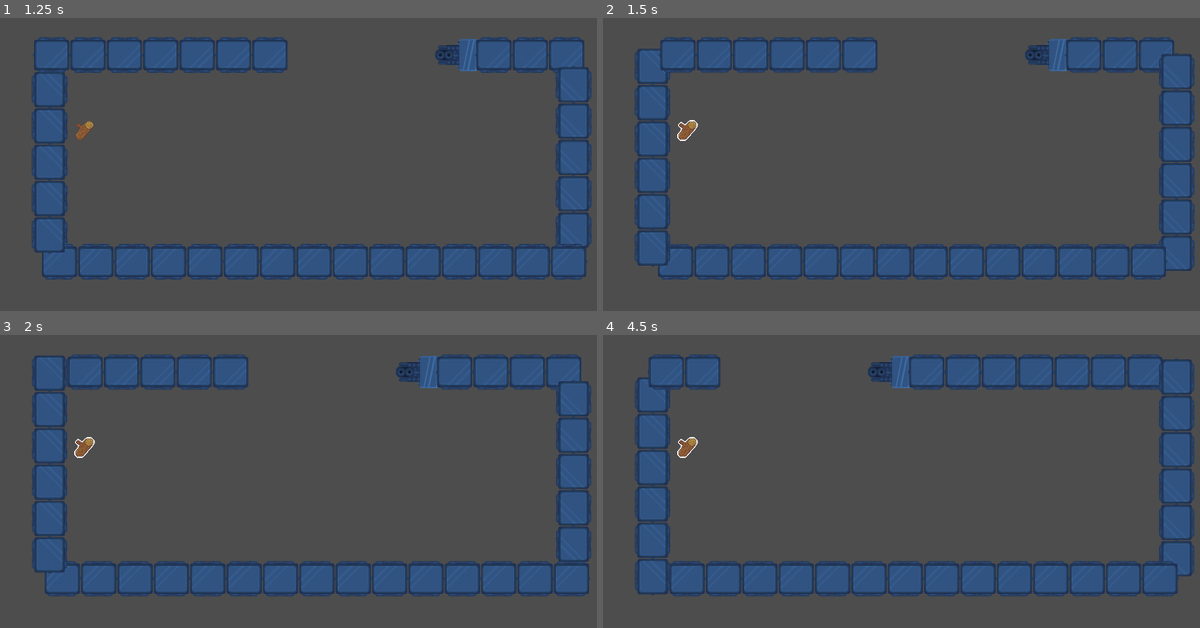
Above: before the commit, frames 1-4 (two rows, left to right).
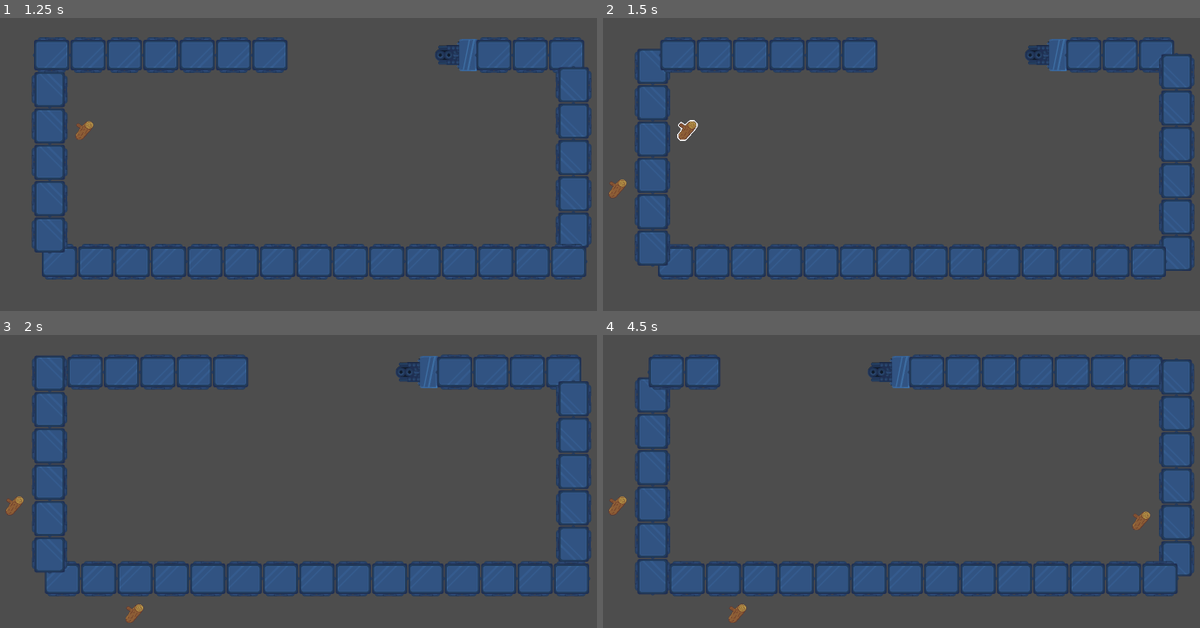
Above: after the commit, the same moments.

Repository: decadentpig/GMTK2025
Game: Godot game, scene res://main_menu.tscn
The game is run twice, just before and just after one commit, with the same random seed, the same clock (stepped at 60 frames per second) and the same inputs.
Inputs (mouse positions are in pixels of both pictures, inside the frame that each line leads up to):
- Up to frame 1 (1.25 s): click "CHALLENGE MODE" at 0.5 s
- Up to frame 2 (1.5 s): move the mouse to (686, 129) at 1.27 s; click (686, 129) at 1.35 s
- Up to frame 3 (2 s): no input
- Up to frame 4 (4.5 s): move the mouse to (776, 496) at 2.02 s; click (776, 496) at 2.1 s; move the mouse to (985, 387) at 2.77 s; click (985, 387) at 2.85 s; move the mouse to (877, 554) at 3.52 s; click (877, 554) at 3.6 s; move the mouse to (1122, 534) at 4.27 s; click (1122, 534) at 4.35 s

Frame 1 is identical in both runs. In frame 2, 0.1% of the frame differs, in the area x 1-4%, y 55-62%; in frame 3, 0.4%; in frame 4, 0.5%, in the area x 1-92%, y 34-99%.

Commit message:
Add resource collisions

Diff:
--- a/Scenes/raw_resource_prefab.tscn
+++ b/Scenes/raw_resource_prefab.tscn
@@ -1,30 +1,21 @@
-[gd_scene load_steps=5 format=3 uid="uid://cfe4u6g7o2k7b"]
+[gd_scene load_steps=4 format=3 uid="uid://cfe4u6g7o2k7b"]
 
 [ext_resource type="Script" uid="uid://dfqg6yvq74v70" path="res://raw_resource_node.gd" id="1_nadkk"]
 [ext_resource type="Texture2D" uid="uid://r11cppd6bih2" path="res://Assets/Icon-Wood.png" id="2_nadkk"]
-
-[sub_resource type="RectangleShape2D" id="RectangleShape2D_5juve"]
-size = Vector2(62, 64)
 
 [sub_resource type="RectangleShape2D" id="RectangleShape2D_nadkk"]
 size = Vector2(62, 66)
 
 [node name="Raw_Resource_Node" type="RigidBody2D"]
+input_pickable = true
 gravity_scale = 0.0
 script = ExtResource("1_nadkk")
-
-[node name="Area2D" type="Area2D" parent="."]
-
-[node name="CollisionShape2D" type="CollisionShape2D" parent="Area2D"]
-visible = false
-shape = SubResource("RectangleShape2D_5juve")
 
 [node name="Sprite2D" type="Sprite2D" parent="."]
 texture = ExtResource("2_nadkk")
 
 [node name="CollisionShape2D" type="CollisionShape2D" parent="."]
-visible = false
 shape = SubResource("RectangleShape2D_nadkk")
 debug_color = Color(0.978587, 0.103414, 0.263825, 0.42)
 
-[connection signal="input_event" from="Area2D" to="." method="_on_area_2d_input_event"]
+[connection signal="input_event" from="." to="." method="_on_input_event"]
--- a/Scripts/carriage.gd
+++ b/Scripts/carriage.gd
@@ -14,5 +14,11 @@
 	progress += speed
 
 func _on_area_2d_body_entered(body: Node2D) -> void:
-	pass
-	#print("Selected by player?", body.selected_by_player)
+	if (
+		body is Raw_Resource
+		and body.selected_by_player
+		and cargo == Cargo.EMPTY
+	):
+		body.queue_free()
+	else:
+		print("Collided with", body.name, body.selected_by_player, cargo)
--- a/game_manager.gd
+++ b/game_manager.gd
@@ -1,7 +1,7 @@
 extends Node2D
 
-const RESOURCE_SPAWN_CHANCE = 0.001
-#const RESOURCE_SPAWN_CHANCE = 0.01 # FULL SPEEEED
+#const RESOURCE_SPAWN_CHANCE = 0.001
+const RESOURCE_SPAWN_CHANCE = 0.01 # FULL SPEEEED
 const RESOURCE_SPAWN_TRACK_OFFSET = 120
 const CARRIAGE_SIZE = 128
 const RESOURCE_TYPES = ["WOOD", "METAL"]
--- a/raw_resource_node.gd
+++ b/raw_resource_node.gd
@@ -1,4 +1,6 @@
 extends Node2D
+
+class_name Raw_Resource
 
 enum Resource_Type {NONE, WOOD, METAL}
 var resource_type: Resource_Type = Resource_Type.NONE
@@ -31,7 +33,7 @@
 		sprite2d.material = null
 		print("Switched resource to unselected!")
 
-# Listen for player click events to toggle schedule / unschedule
-func _on_area_2d_input_event(viewport: Node, event: InputEvent, shape_idx: int) -> void:
+
+func _on_input_event(viewport: Node, event: InputEvent, shape_idx: int) -> void:
 	if Input.is_action_just_pressed("Click"):
 		toggle_player_select()
